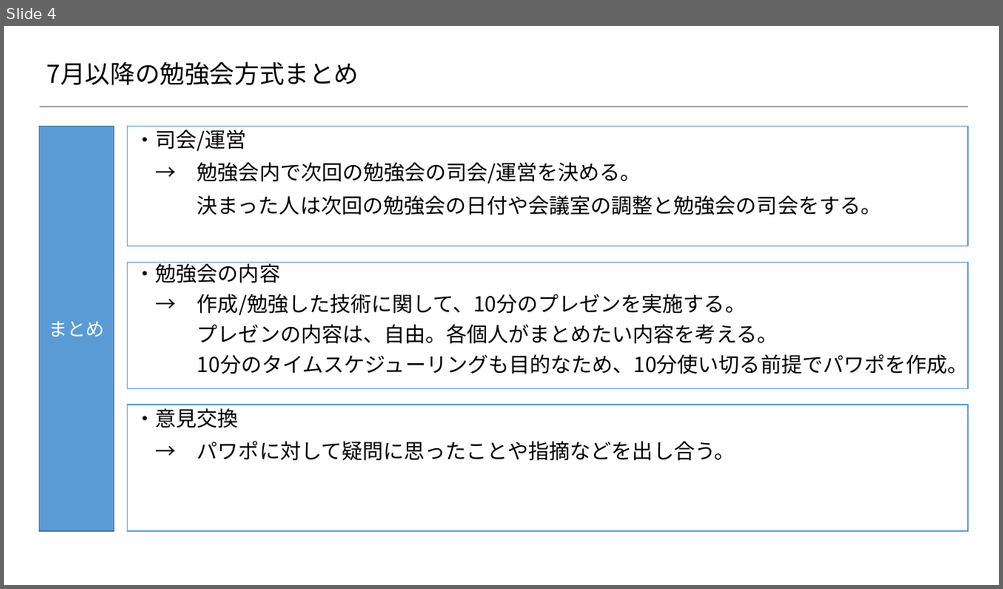
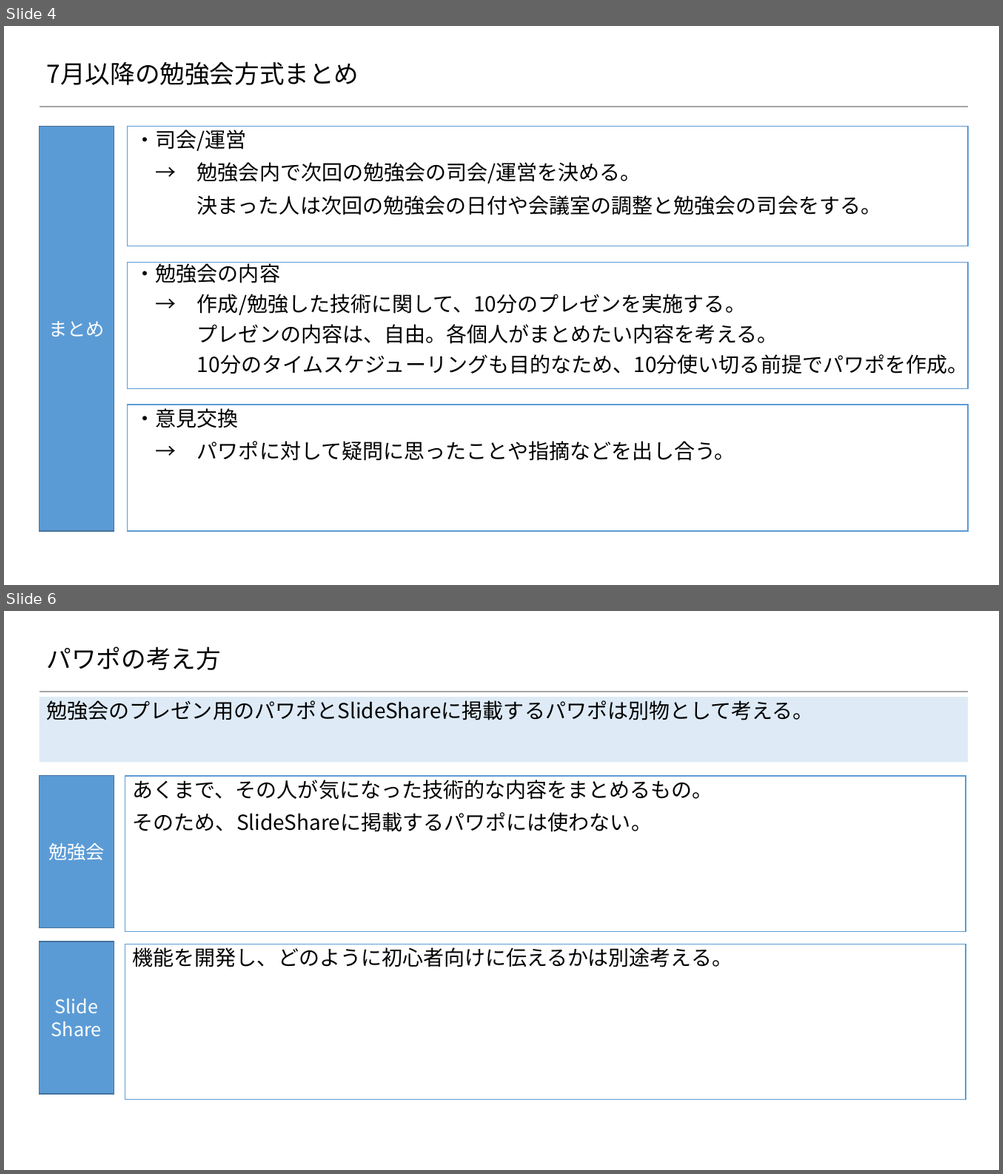
Before and after one commit to konnpeitoon/diary, a slide deck: doc/01_勉強会/01_勉強会資料/20180615_勉強会/02.資料/04.勉強会の時間の使い方.pptx. Shown one above the other, each under a label of ours: slide 4 before the commit, slides 4 and 6 after it; the slides between them are not shown. The pictures are 1003x589 and 1003x1174 pixels, drawn with LibreOffice and Linux fonts; fonts in the diff are those of the drawing; background and template pictures are left out. Boxes give left, top, right and bottom in pixels: in the first picture for what was removed or moved away, otherwise in the second. Text is boxed around its words. In the diff, an @@ line names an element or a change of style, - is before the commit and + after.

Commit message:
内容の追加

```diff
--- a/doc/01_勉強会/01_勉強会資料/20180615_勉強会/02.資料/04.勉強会の時間の使い方.pptx
+++ b/doc/01_勉強会/01_勉強会資料/20180615_勉強会/02.資料/04.勉強会の時間の使い方.pptx
@@ slide 6 added at bbox=[4, 611, 999, 1170], background #FFFFFF; not listed: 1 template element that a slide beside it also shows @@
@@ title added at bbox=[47, 647, 221, 670], 24 pt, text #000000 @@
+パワポの考え方
@@ text added at bbox=[39, 697, 967, 762], fill #DEEBF7, outline #5B9BD5 1 pt, 20 pt, text #000000 @@
+勉強会のプレゼン用のパワポとSlideShareに掲載するパワポは別物として考える。
@@ rectangle added at bbox=[39, 776, 114, 929], fill #5B9BD5, outline #43739E 1 pt, 18 pt, text #FFFFFF @@
+勉強会
@@ rectangle added at bbox=[125, 776, 965, 932], fill #FFFFFF, outline #5B9BD5 1 pt, 20 pt, text #000000 @@
+あくまで、その人が気になった技術的な内容をまとめるもの。
+そのため、SlideShareに掲載するパワポには使わない。
@@ rectangle added at bbox=[39, 942, 114, 1094], fill #5B9BD5, outline #43739E 1 pt, 18 pt, text #FFFFFF @@
+Slide
+Share
@@ rectangle added at bbox=[125, 945, 965, 1100], fill #FFFFFF, outline #5B9BD5 1 pt, 20 pt, text #000000 @@
+機能を開発し、どのように初心者向けに伝えるかは別途考える。
```
Also in this commit, not shown: 1 slide changed, 1 other slide added.
